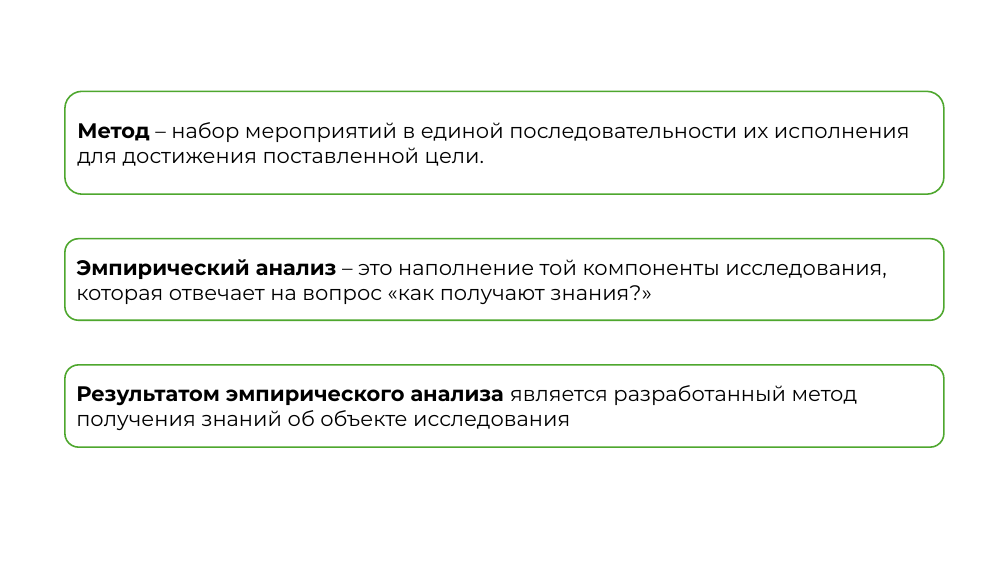
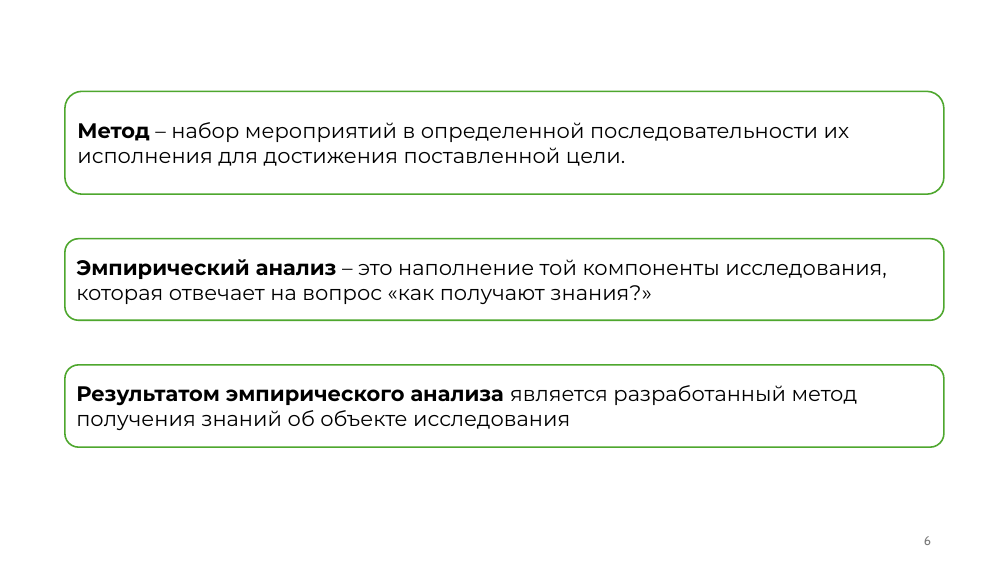
Before and after one commit to kuskas112/Labs, a slide deck: slide 6 of Основы системного анализа/lab1/lab1.pptx. Drawn at 1008x567 pixels with LibreOffice and Linux fonts; fonts in the diff are those of the drawing. Boxes give left, top, right and bottom in pixels: in the first picture for what was removed or moved away, otherwise in the second. Text is boxed around its words. In the diff, an @@ line names an element or a change of style, - is before the commit and + after.

```diff
--- a/Основы системного анализа/lab1/lab1.pptx
+++ b/Основы системного анализа/lab1/lab1.pptx
@@ text in rounded rectangle at <box>77,122,850,166</box>: text changed @@
-Метод – набор мероприятий в единой последовательности их исполнения для достижения поставленной цели.
+Метод – набор мероприятий в определенной последовательности их исполнения для достижения поставленной цели.
@@ page number added at <box>924,536,931,545</box>, 12 pt, text #797979 @@
+6
```
Also in this commit, not shown: 7 other slides changed, 1 slide removed, 4 other files.
